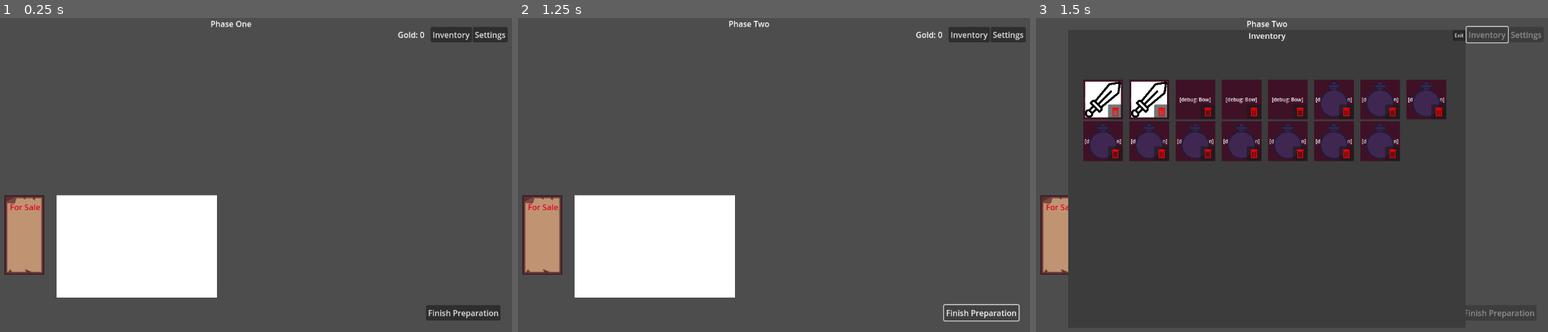
Above: before the commit, frames 1-3 (left to right).
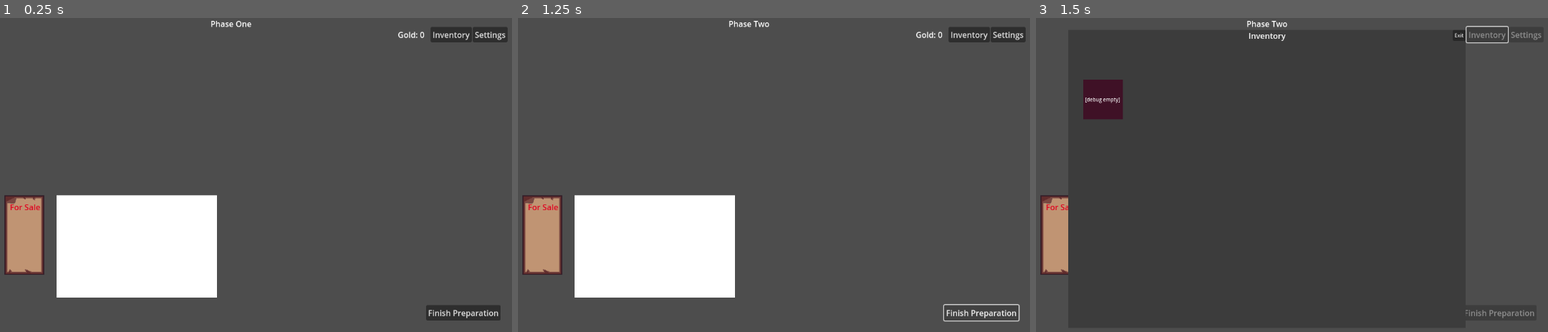
Above: after the commit, the same moments.

Repository: Missingreference/LDJam-58-Game
Game: Godot game, scene res://scenes/game.tscn
Same seed, same stepped clock (60 frames per second), same inputs: the game is played once before the commit and once after it.
Inputs:
- Up to frame 1 (0.25 s): no input
- Up to frame 2 (1.25 s): click "Finish Preparation" at 0.5 s
- Up to frame 3 (1.5 s): click "Inventory" at 1.25 s

Frames 1-2 are identical in both runs. In frame 3, 12% of the frame differs, in the area x 9-81%, y 19-46%.
Error after the commit: Invalid access to property or key 'inventory' on a base object of type 'RefCounted (GameData)'. (res://scripts/game.gd:97)

Commit message:
Rename GameData inventory properties

Diff:
--- a/scripts/game.gd
+++ b/scripts/game.gd
@@ -14,7 +14,7 @@
 var settings_menu_scene = preload("res://scenes/settings_menu.gd")
 
 func _ready():
-    self.game_data.inventory = Inventory.create_default_inventory()
+    self.game_data.warehouse_inventory = Inventory.create_default_inventory()
     self.shop_menu.set_game_data(self.game_data)
     self._start_phase_one()
 
--- a/scripts/game_data.gd
+++ b/scripts/game_data.gd
@@ -7,11 +7,11 @@
     four
 }
 
-var inventory = Inventory.new()
+var warehouse_inventory = Inventory.new()
 
 # Items available in the shop
 # Index on the name of the item
-var shop_items = Inventory.new()
+var shop_inventory = Inventory.new()
 
 var coins = 0
 var customers: Array[Customer] = []
--- a/scripts/shop_menu_edit.gd
+++ b/scripts/shop_menu_edit.gd
@@ -22,11 +22,11 @@
 
         # Test data
         self.game_data = GameData.new()
-        self.game_data.inventory = Inventory.create_default_inventory()
-        self.game_data.inventory.max_item_count = 10
+        self.game_data.warehouse_inventory = Inventory.create_default_inventory()
+        self.game_data.warehouse_inventory.max_item_count = 10
 
-    var shop_items = self.game_data.shop_items.GetItems()
-    for items_array in shop_items.values():
+    var shop_inventory = self.game_data.shop_inventory.GetItems()
+    for items_array in shop_inventory.values():
         for item in items_array:
             self._add_edit_item_node(item)
 
@@ -40,7 +40,7 @@
     self.add_child(inventory_ui)
     inventory_ui.global_position = get_viewport_rect().size / 2.0
     inventory_ui.SetMode(InventoryUI.Mode.Picker)
-    inventory_ui.SetTargetInventory(self.game_data.inventory)
+    inventory_ui.SetTargetInventory(self.game_data.warehouse_inventory)
     inventory_ui.itemChosen.connect(self._inventory_item_chosen.bind(inventory_ui))
     inventory_ui.exited.connect(func():
         self.remove_child(inventory_ui)
@@ -50,9 +50,9 @@
 
 func _inventory_item_chosen(item: Item, inventory_ui):
     self.remove_child(inventory_ui)
-    var success = self.game_data.inventory.RemoveItem(item)
+    var success = self.game_data.warehouse_inventory.RemoveItem(item)
     assert(success, "Tried to remove item that didn't exist!")
-    self.game_data.shop_items.AddItem(item)
+    self.game_data.shop_inventory.AddItem(item)
 
     self._add_edit_item_node(item)
     self._enable_controls()
@@ -65,14 +65,14 @@
 
 func _update_buttons_state(edit_item: ShopMenuEditItem, item: Item):
     # Update plus button state based on item count available
-    var item_count = self.game_data.inventory.GetItemCount(item)
+    var item_count = self.game_data.warehouse_inventory.GetItemCount(item)
     if item_count <= 0:
         edit_item.plus_button.disabled = true
     else:
         edit_item.plus_button.disabled = false
 
     # Update minus button state based on inventory count
-    if self.game_data.inventory.IsFull():
+    if self.game_data.warehouse_inventory.IsFull():
         # TODO: show tooltip to inform user that inventory is full
         for i in self._item_name_to_edit_item.values():
             i.minus_button.disabled = true
@@ -112,13 +112,13 @@
     # Update warehouse inventory
     # NOTE: assuming we only ever change by an amount of -1 or +1
     if change_amount < 0:
-        var success = self.game_data.shop_items.RemoveItem(item)
+        var success = self.game_data.shop_inventory.RemoveItem(item)
         assert(success, "Inconsistent item quantity between inventory and shop menu (1)")
-        self.game_data.inventory.AddItem(item)
+        self.game_data.warehouse_inventory.AddItem(item)
     elif change_amount > 0:
-        var success = self.game_data.inventory.RemoveItem(item)
+        var success = self.game_data.warehouse_inventory.RemoveItem(item)
         assert(success, "Inconsistent item quantity between inventory and shop menu (2)")
-        self.game_data.shop_items.AddItem(item)
+        self.game_data.shop_inventory.AddItem(item)
 
     # If quantity drops to zero for the EditItem, remove it
     if edit_item.quantity <= 0:
--- a/scripts/shop_menu_small.gd
+++ b/scripts/shop_menu_small.gd
@@ -50,30 +50,30 @@
         var game_data = GameData.new()
         set_game_data(game_data)
 
-        game_data.inventory = Inventory.create_default_inventory()
-        var potion = game_data.inventory.RemoveItem(Item.Create("Potion"))
+        game_data.warehouse_inventory = Inventory.create_default_inventory()
+        var potion = game_data.warehouse_inventory.RemoveItem(Item.Create("Potion"))
         print("Adding shop item")
-        game_data.shop_items.AddItem(potion)
+        game_data.shop_inventory.AddItem(potion)
 
 
 
 func set_game_data(game_data: GameData):
     self._game_data = game_data
-    self._game_data.shop_items.changed.connect(self._update_shop_display)
+    self._game_data.shop_inventory.changed.connect(self._update_shop_display)
 
 
 func _update_shop_display():
     print("Updating shop item display")
-    var shop_items = self._game_data.shop_items.GetItems()
+    var shop_inventory = self._game_data.shop_inventory.GetItems()
 
-    var shop_item_names = shop_items.keys()
+    var shop_item_names = shop_inventory.keys()
 
     # Loop over display slots and either populate it an item name and count,
     # or hide if there are not enough items to fill the display
     for display_index in range(display_items.size()):
         if display_index < shop_item_names.size():
             var item_name = shop_item_names[display_index]
-            var item_count = shop_items[item_name].size()
+            var item_count = shop_inventory[item_name].size()
             # Update the display label
             self.display_labels[display_index].text = "%s: %d" % [item_name, item_count]
             self.display_items[display_index].visible = true
